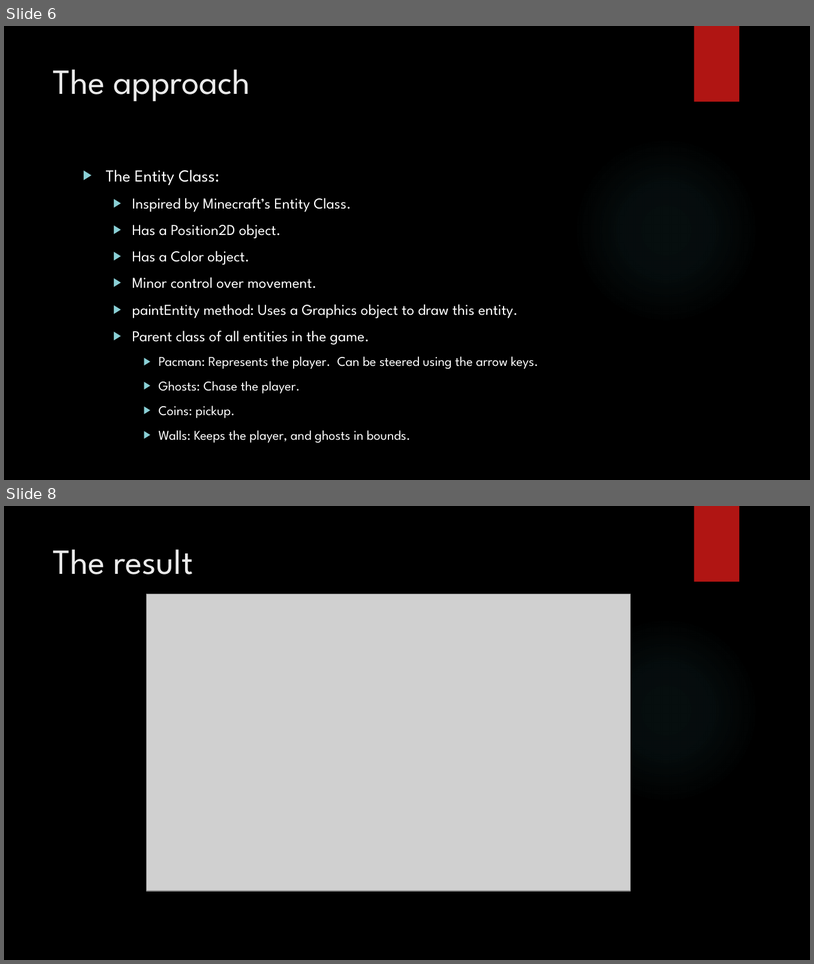
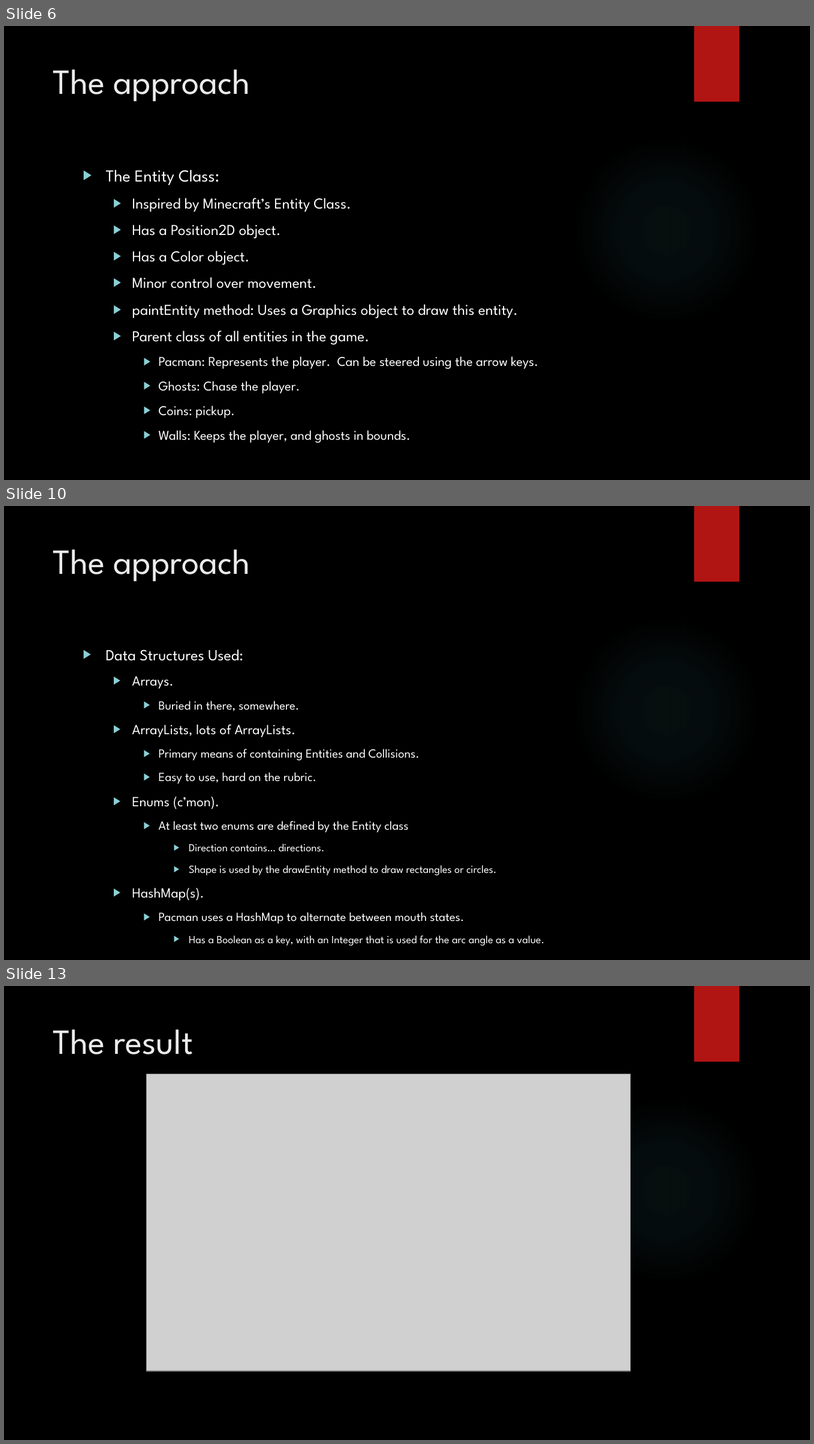
Before and after one commit to DrewMichel/MCC-CS-113-Group-Project, a slide deck: CS 113 Final Project.pptx. Shown one above the other, each under a label of ours: slides 6 and 8 before the commit, slides 6, 10 and 13 after it; the slides between them are not shown. The pictures are 814x964 and 814x1444 pixels, drawn with LibreOffice and Linux fonts; fonts in the diff are those of the drawing; grey boxes stand for pictures; background and template pictures are left out. Boxes give left, top, right and bottom in pixels: in the first picture for what was removed or moved away, otherwise in the second. Text is boxed around its words. In the diff, an @@ line names an element or a change of style, - is before the commit and + after.

Commit message:
Stated in previous push: Using hashmaps on pacman. Pushing presentation.  At about 15 pages.  Have a look and add any difficulties or things of interest you encountered (between the approach and the result section, preferably)

```diff
--- a/CS 113 Final Project.pptx
+++ b/CS 113 Final Project.pptx
@@ slide 10 added at bbox=[4, 506, 810, 960], background picture (left out); not listed: 2 template elements that a slide beside it also shows @@
@@ title added at bbox=[53, 549, 251, 582], 42 pt, text #EBEBEB @@
+The approach
@@ text added at bbox=[106, 649, 545, 945], 14.8 pt, text #FFFFFF @@
+▶ Data Structures Used:
+  ▶ Arrays.
+    ▶ Buried in there, somewhere.
+  ▶ ArrayLists, lots of ArrayLists.
+    ▶ Primary means of containing Entities and Collisions.
+    ▶ Easy to use, hard on the rubric.
+  ▶ Enums (c’mon).
+    ▶ At least two enums are defined by the Entity class
+      ▶ Direction contains… directions.
+      ▶ Shape is used by the drawEntity method to draw rectangles or circles.
+  ▶ HashMap(s).
+    ▶ Pacman uses a HashMap to alternate between mouth states.
+      ▶ Has a Boolean as a key, with an Integer that is used for the arc angle as a value.
@@ what was slide 8 is now slide 13 @@
```
Also in this commit, not shown: 1 slide changed, 4 other slides added, 1 other file.
